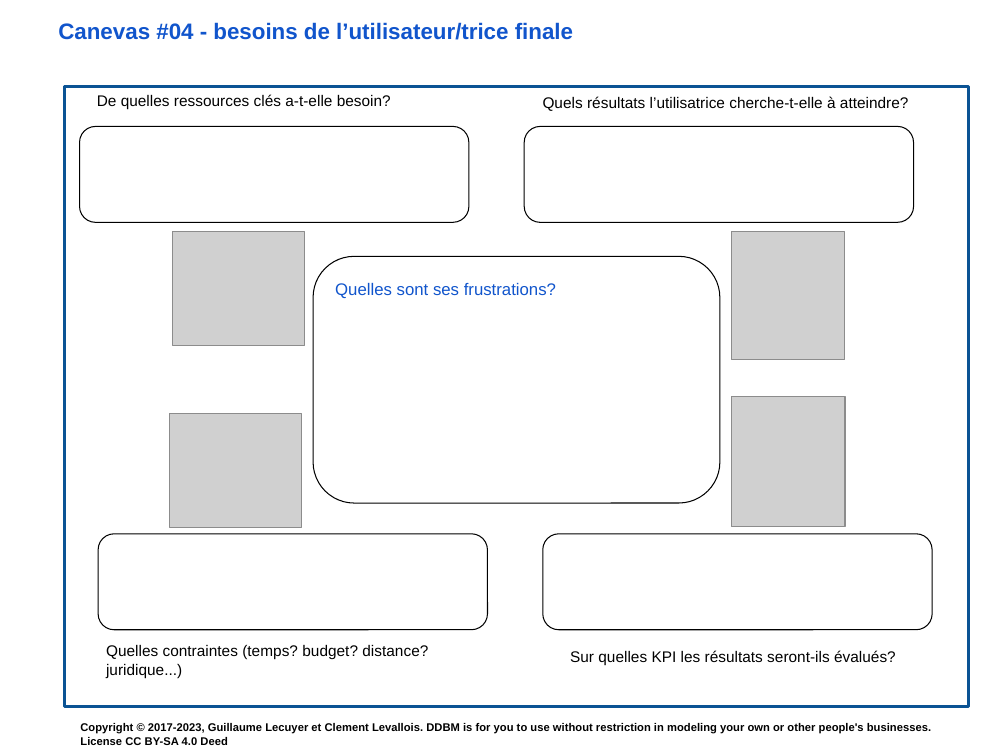
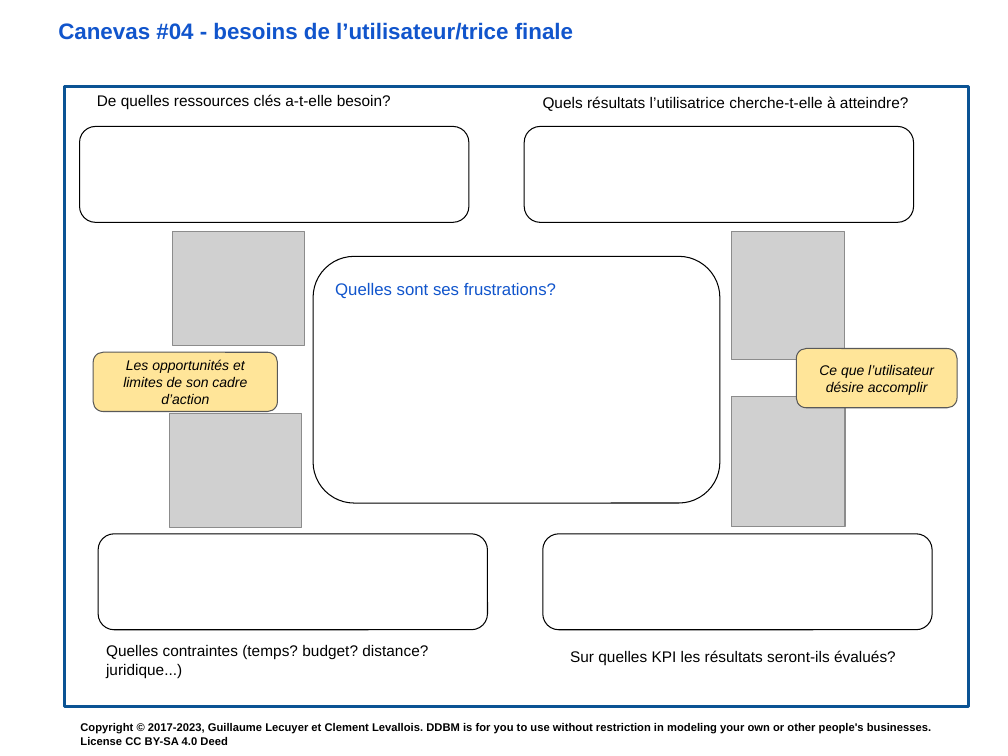
Before and after one commit to DDBM/main, a slide deck: slide 11 of docs/ppt/fr/method/DDBM-Method-all-canvas-FR.pptx. Drawn at 1008x756 pixels with LibreOffice and Linux fonts; fonts in the diff are those of the drawing; grey boxes stand for pictures. Boxes give left, top, right and bottom in pixels: in the first picture for what was removed or moved away, otherwise in the second. Text is boxed around its words. In the diff, an @@ line names an element or a change of style, - is before the commit and + after.

```diff
--- a/docs/ppt/fr/method/DDBM-Method-all-canvas-FR.pptx
+++ b/docs/ppt/fr/method/DDBM-Method-all-canvas-FR.pptx
@@ rounded rectangle added at <box>93,352,277,411</box>, fill #FFE599, outline #595959 0.75 pt, 10 pt, text #000000, italic @@
+Les opportunités et limites de son cadre d’action
@@ rounded rectangle added at <box>796,349,957,408</box>, fill #FFE599, outline #595959 0.75 pt, 10 pt, text #000000, italic @@
+Ce que l’utilisateur désire accomplir
```
Also in this commit, not shown: 1 other slide changed, 1 slide added, 13 other files.
